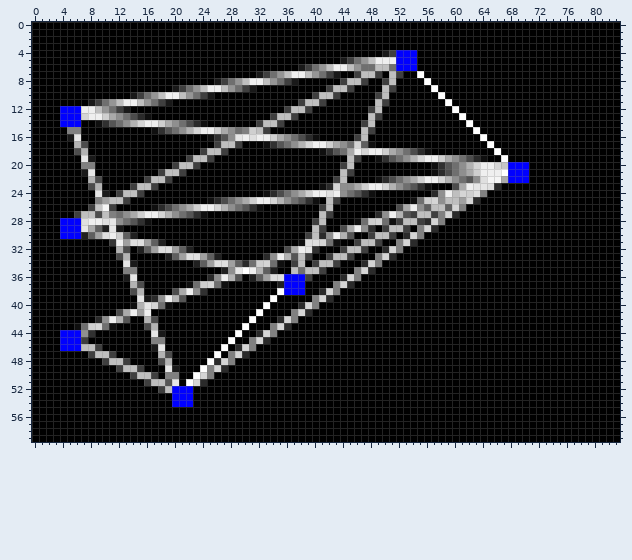
Two states of a sprite sheet, Render/outputs/0.png. Above, as it was before the edit.
The file is 84x60 pixels. Colours within 5 levels of each other are drawn and written as one.
Once edited:
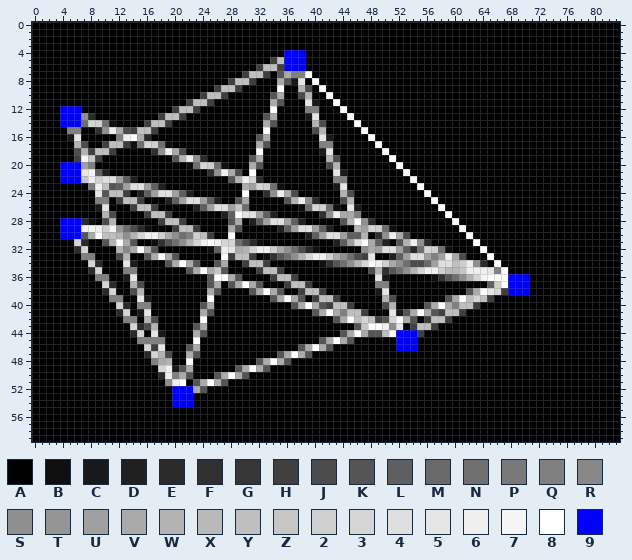
Palette (. is transparent): A #000000  B #0f0f0f  C #191919  D #202020  E #2a2a2a  F #303030  G #363636  H #3f3f3f  J #4c4c4c  K #555555  L #5f5f5f  M #696969  N #6f6f6f  P #797979  Q #808080  R #888888  S #8f8f8f  T #959595  U #a0a0a0  V #aaaaaa  W #b3b3b3  X #b9b9b9  Y #bfbfbf  Z #c6c6c6  2 #cfcfcf  3 #d5d5d5  4 #dfdfdf  5 #e6e6e6  6 #efefef  7 #f5f5f5  8 #ffffff  9 #0000ff
Change:
y 4: x 36..38 AAA -> 999; x 50..54 CH999 -> AAAAA
y 5: x 34..38 AAAAA -> HY999; x 44..54 CHNTY666999 -> AAAAAAAAAAA
y 6: x 32..54 AAAAAACHNTY66YTNNYYN999 -> HYYH999AAAAAAAAAAAAAAAA
y 7: x 30..32 AAC -> HYY; x 34..43 NTY66YTNHC -> AKVQQ8AAAA; x 46..49 HYYH -> AAAA; x 51..52 YH -> AA; x 55 8 -> A
y 8: x 26..29 CHNT -> AAHY; x 31..36 66YTNH -> HAAAVK; x 38 A -> 5; x 40 A -> 8; x 44..47 HYYH -> AAAA; x 50..51 HY -> AA; x 56 8 -> A
y 9: x 20..26 CHNTY66 -> AAAAAAH; x 28..31 TNHC -> YHAA; x 35 A -> 8; x 38..39 AA -> WJ; x 41..45 AHYYH -> 8AAAA; x 50..51 YH -> AA; x 57 8 -> A
y 10: x 14..23 CHNTY66YTN -> AAAAAAAAAA; x 25..27 CAA -> YYH; x 34..35 AA -> KV; x 38..43 AAHYYH -> JWAA8A; x 49..50 HY -> AA; x 58 8 -> A
y 11: x 8..19 CHNTY66YTNHC -> AAAAAAAAAAAA; x 22..25 AAAA -> HYYH; x 34..35 AA -> VK; x 38..41 HYYH -> A5CA; x 43 A -> 8; x 49..50 YH -> AA; x 59 8 -> A
y 12: x 7..13 66YTNHC -> AAAAAAA; x 20..23 AAAA -> HYYH; x 34 A -> 8; x 36..40 HYYHA -> AAAQQ; x 44 A -> 8; x 48..49 HY -> AA; x 60 8 -> A
y 13: x 7..16 3662VSNJEB -> SEAAAAAAAA; x 18..21 AAAA -> HYYH; x 33..37 AHYYH -> KVAAA; x 39..40 AA -> C5; x 45 A -> 8; x 48..49 YH -> AA; x 61 8 -> A
y 14: x 7..24 AABFKNSW3662VSNJEB -> N32NBAAAAHYYHAAAAA; x 32..35 HYYH -> AVKA; x 40..41 AA -> WJ; x 46..48 AHY -> 8AA; x 62 8 -> A
y 15: x 9..33 AAAAAAAABFKNSW3662VSNQ2YH -> FS6VJHYYHAAAAAAAAAAAAAAA8; x 40..41 AA -> JW; x 47..48 YH -> 8A; x 63 8 -> A
y 16: x 12..16 AAAAA -> Q68VE; x 25..42 BFKS564662VSNJEBAA -> AAAAAAAKVAAAAAAA5C; x 46..48 HYA -> AA8; x 64 8 -> A
y 17: x 10..19 AAAAAAAAAA -> HYYHBN32NB; x 26..29 HYYH -> AAAA; x 32..49 ABFKNSW3662VSN3LBA -> VKAAAAAAAQQAAAAAA8; x 65 8 -> A
y 18: x 8..11 AAAA -> HYYH; x 17..21 AAAAA -> FS6VJ; x 24..27 HYYH -> AAAA; x 32 A -> 8; x 41..56 BFKNV63662VSNJEB -> C5AAAAAAA8AAAAAA; x 66 8 -> A
y 19: x 6..9 A5CA -> H7ZH; x 20..25 AAHYYH -> KW6SEA; x 31..32 AA -> KV; x 42..43 AA -> WJ; x 45..46 YH -> AA; x 49..64 BFKNSW3662VSNJEB -> AA8AAAAAAAAAAAAA; x 67 8 -> A
y 20: x 4..7 AAAQ -> 999U; x 20..27 HYYHAAAA -> AABN32NB; x 31..32 AA -> VK; x 42..45 AAHY -> JWAA; x 52 A -> 8; x 57..70 BFKNSW3663Z999 -> AAAAAAAAAAAAAA
y 21: x 4..10 AAAC5AA -> 99957LD; x 18..21 HYYH -> AAAA; x 25..29 AAAAA -> FS6VJ; x 31 A -> 8; x 43..45 AYH -> 5CA; x 53 A -> 8; x 57..70 BEJNSV26668999 -> AAAAAAAAAAAAAA
y 22: x 4..14 AAAAWJAAAAA -> 999Z6244ULD; x 16..19 HYYH -> AAAA; x 28..32 AAAAA -> KW63E; x 43..44 HY -> QQ; x 49..70 BEJNSV2663WSNKS477V999 -> AAAAA8AAAAAAAAAAAAAAAA
y 23: x 8..18 JWAAAAHYYHA -> P6YKLU44ULD; x 30..35 AAAAAA -> VU32NB; x 41..56 BE3SSV2663WSNKFB -> AAC5AAAAAAAAAA8A; x 60..66 JV6554E -> AAAAAAA
y 24: x 10..22 CAHYYHAAAAAAA -> KYYHADLU44ULD; x 30 A -> 8; x 33..48 BEJNSV26646SNKFB -> FS6VJAAAAAAWJAAA; x 56..64 AES6Y324Q -> 8AAAAAAAA
y 25: x 10..15 UYYHAA -> QAHYYH; x 19..29 AAAAAABEJNS -> DLU44ULDAAK; x 31..40 2663WSNKFB -> AAAAAKW6SE; x 42..45 YHAA -> AAJW; x 54..63 BN23SYYU3E -> AAA8AAAAAA
y 26: x 8..11 HZ7H -> AC5A; x 14..32 AAABEJNSV2663WSNKFB -> HYYHAAAAADLU44UZNAA; x 38..43 AAAHYA -> BN32NB; x 45..46 AA -> 5C; x 52..61 JV6SLYYL3Q -> AAAAAA8AAA
y 27: x 6..24 HYYJYQNSV2663WSNKFB -> AAAAWJAAAAHYYHAAAAA; x 27..34 AAAAAAAA -> DL844ULD; x 41..46 YHAAAA -> FS6VVQ; x 49..60 ES6WKHYYHQ3E -> AAAAAAAAAA8A
y 28: x 7..16 46645SNKFB -> EBAJWAAAAA; x 18..21 AAAA -> HYYH; x 28..29 AA -> KV; x 31..38 AAAAAAAA -> DLU44ULD; x 40..41 HY -> AA; x 44..58 AABN23NBHYYHE3Q -> KW8SEAAAAAAAAAA; x 60 A -> 8
y 29: x 7..16 5VLD5CAAAA -> 67627TNJEB; x 20..23 AAAA -> HYYH; x 28..29 AA -> VK; x 35..42 AAAAAYHA -> DLU44ULD; x 44..53 JV6SFAHYYH -> AAWU32NBAA; x 55..57 Q3E -> AAA; x 61 A -> 8
y 30: x 7..25 DLU462LDAAAAAAAAAAA -> KV8YYWSW3662VSNQ2YH; x 28 A -> 8; x 39..55 HYES6WKAAHYYHAE3Q -> DLU44ULLWAFS6VJAA; x 62 A -> 8
y 31: x 6..7 AA -> 3E; x 10..32 AG6U44ULDAAAAAAAAAAAAAA -> KW8VKAABFKNSW368633NJEB; x 38..50 B443NBAAHYYHA -> AAAAADLU48VLD; x 52..56 Q3EAA -> KW6SE; x 63 A -> 8
y 32: x 6..7 AA -> E3; x 13..22 JADLU44ULD -> RV8VKAAAAA; x 25..40 AAAAAAAAAAAJV65F -> BL65VW3662VSNJEB; x 44..59 HYYHAAE3QAAAAAAA -> AAASVU44ULEN32NB; x 64 A -> 8
y 33: x 7..8 AA -> QQ; x 16..31 AAADLU44ULDAAAAA -> KV8VKAAAAAA8HYYH; x 33..61 ES6WKYHAAHYYHAAAQ3EAAAAAAAAAA -> BFKNSW3662VSNJH5AADLU44UQU6VJ; x 65 A -> 8
y 34: x 8..9 AA -> 3E; x 19..35 AAAADLU44ULEN23NB -> KV8VKAAKVAAHYYHAA; x 37..38 HY -> AA; x 40..64 HYYHAAAE3QAAAAAAAAAAAAAAA -> ABFKNSW3862VSNJJMU44Y26SE; x 66 A -> 8
y 35: x 8..9 AA -> E3; x 22..35 AAAAADS586WLDA -> KV8VZKAAAAHYYH; x 37..41 YNYYH -> AAAAA; x 46..67 Q3EAAAAAAAAAAAAAAAAAAA -> AAJWFKNSW3662XXZ6665Q8
y 36: x 9..10 AA -> QQ; x 25..28 ES6W -> K88V; x 31..39 DLU44999H -> AAAHYYHAA; x 44..46 E3Q -> AAA; x 49..50 AA -> 5C; x 57..70 AAAAAAAAAAAAAA -> BFKNSW37888999
y 37: x 10..11 AA -> 3E; x 22..32 BN23NBAAAAA -> AAAKVAKV8VK; x 35..39 D999A -> AHYYH; x 43..45 Q3E -> AAA; x 49..50 AA -> QQ; x 65..70 AAAAAA -> L28999
y 38: x 10..11 AA -> E3; x 20..26 JV6SFAA -> AAAAAVK; x 31..43 AAAA8999AAE3Q -> KV8VKAAHYYHAA; x 49..50 AA -> C5; x 62..70 AAAAAAAAA -> KV853H999
y 39: x 11..12 AA -> QQ; x 17..21 ES6WK -> AAAAA; x 25 A -> 8; x 34..38 8AAAA -> KV8VK; x 40..43 Q3EA -> HYYH; x 50..51 AA -> WJ; x 59..65 AAAAAAA -> KV8Y3YH
y 40: x 12..19 AABW53NB -> 3EAQQAAA; x 24..25 AA -> KV; x 33 8 -> A; x 37..45 AE3QAAAAA -> KV8VKHYYH; x 50..51 AA -> JW; x 56..63 AAAAAAAA -> KV8VQYYH
y 41: x 12..16 JV6U6 -> E3AC5; x 24..25 AA -> VK; x 32 8 -> A; x 37..47 Q3EAAAAAAAA -> AAAKV8VQYYH; x 51..61 AAAAAAAAAAA -> 5CKV8VKHYYH
y 42: x 9..14 ES6WKA -> AAAAQQ; x 24 A -> 8; x 31 8 -> A; x 35..37 E3Q -> AAA; x 43..54 AAAAAAAAAAAA -> KV8Y3YHK38VK; x 56..59 AAAA -> HYYH
y 43: x 6..11 BN23NB -> AAAAAA; x 14..15 AA -> 3E; x 23..24 AA -> KV; x 30 8 -> A; x 34..36 Q3E -> AAA; x 46..52 AAAAAAA -> KZ886S5; x 54..57 AAAA -> HYYH
y 44: x 4..8 999SF -> AAAAA; x 14..15 AA -> E3; x 23..24 AA -> VK; x 29 8 -> A; x 32..34 E3Q -> AAA; x 44..55 AAAAAAAAAAAA -> KV8VKKY8999H
y 45: x 4..7 999H -> AAAA; x 15..16 AA -> QQ; x 23 A -> 8; x 28 8 -> A; x 31..33 Q3E -> AAA; x 41..45 AAAAA -> KV8VK; x 52..54 AAA -> 999
y 46: x 4..9 999YYH -> AAAAAA; x 16..17 AC -> 3H; x 22..23 AA -> KV; x 27 8 -> A; x 29..31 E3Q -> AAA; x 38..42 AAAAA -> KV8VK; x 52..54 AAA -> 999
y 47: x 8..11 HYYH -> AAAA; x 16..17 AA -> E3; x 22..23 AA -> VK; x 26 8 -> A; x 28..30 Q3E -> AAA; x 35..39 AAAAA -> KV8VK
y 48: x 10..13 HYYH -> AAAA; x 17..18 AJ -> QV; x 22 A -> 8; x 25..28 8E3Q -> AAAA; x 32..36 AAAAA -> KV8VK
y 49: x 12..15 HYYH -> AAAA; x 18..19 A5 -> 36; x 21..22 AA -> KV; x 24..27 8Q3E -> AAAA; x 29..33 AAAAA -> KV8VK
y 50: x 14..19 HYYHAQ -> AAAAE6; x 21..30 AA83QAAAAA -> VKAAAKV8VK
y 51: x 16..27 HYYK5A83EAAA -> AAAS68AKV8VK
y 52: x 18..19 HY -> AA; x 23..24 AA -> VK
Boxes around the changes in both pictures, in picture pixels (x1, y1, x2, y2):
changed: (60, 50, 529, 393)
